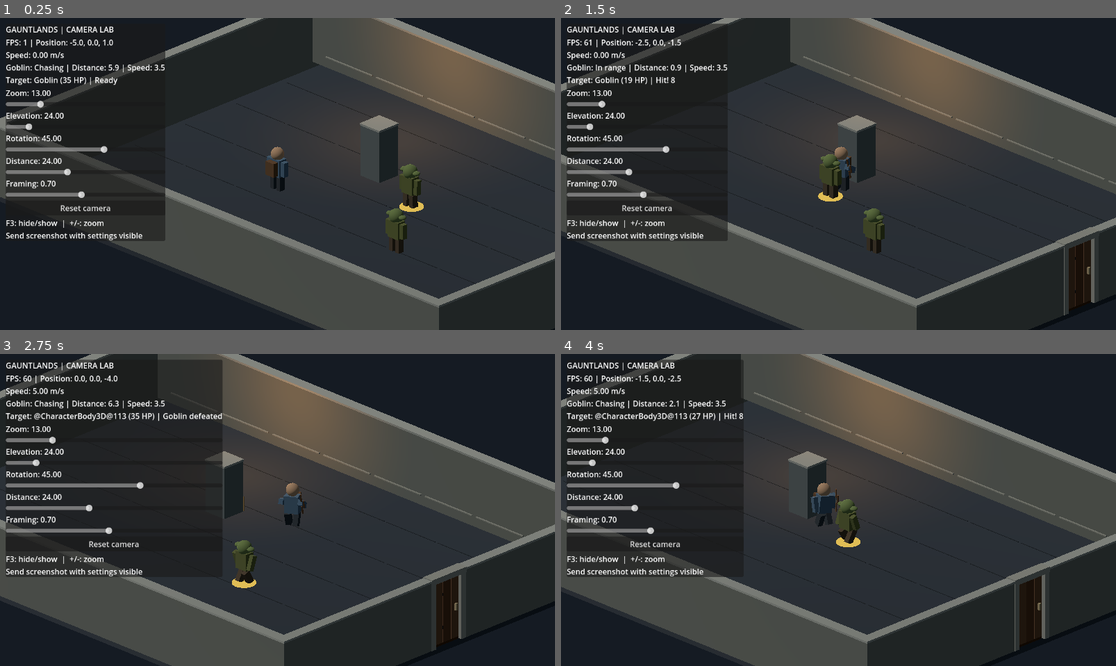
Above: before the commit, frames 1-4 (two rows, left to right).
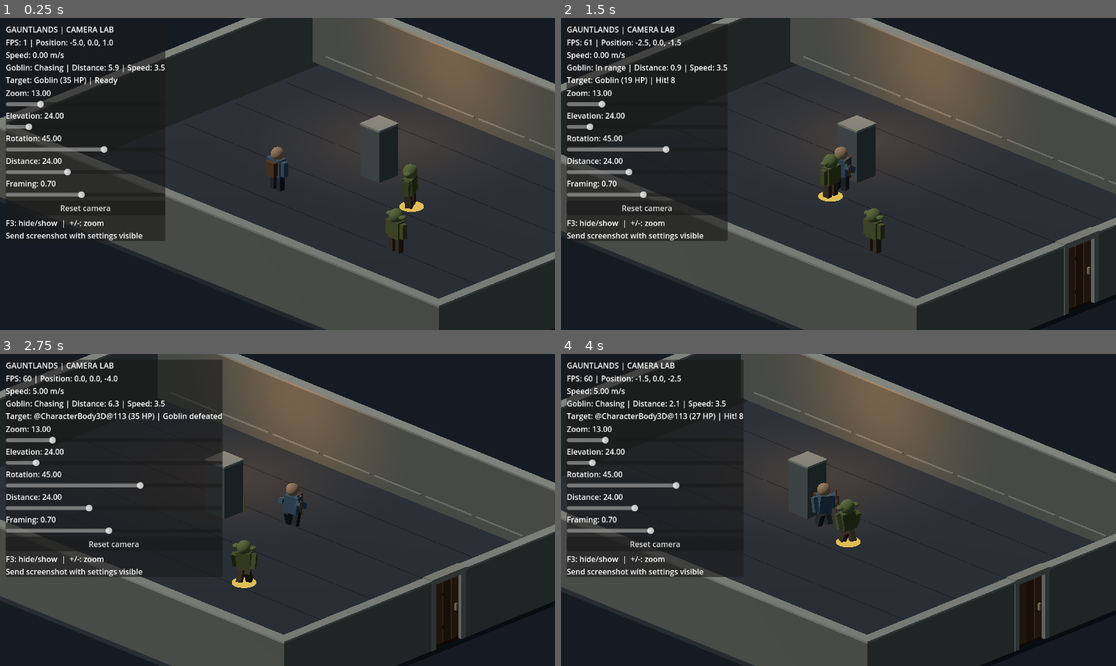
Above: after the commit, the same moments.

Repository: Jonty303/Project-Gauntlands
Game: Godot game, scene res://scenes/experiment_25d.tscn
Same seed, same stepped clock (60 frames per second), same inputs: the game is played once before the commit and once after it. This scene is started directly instead of the project's main scene.
Inputs (mouse positions are in pixels of both pictures, inside the frame that each line leads up to):
- Up to frame 1 (0.25 s): no input
- Up to frame 2 (1.5 s): tap Enter (ui_accept) at 0.5, 0.77 s; move the mouse to (960, 158) at 0.52 s; hold D (move_right) 0.53-1.25 s; hold Space (attack) 0.53-1.25 s; click (960, 158) at 0.67 s; drag from (727, 189) to (810, 236) at 1.27 s
- Up to frame 3 (2.75 s): move the mouse to (333, 441) at 2.02 s; hold D (move_right) from 2.03 s (still down); hold Space (attack) from 2.03 s (still down); tap E (target_next) at 2.1 s
- Up to frame 4 (4 s): release D (move_right) at 2.75 s; release Space (attack) at 2.75 s; drag from (810, 572) to (672, 463) at 2.77 s; move the mouse to (1005, 556) at 3.52 s; hold A (move_left) from 3.53 s (still down); hold Space (attack) from 3.53 s (still down); tap Tab (weapon_toggle) at 3.6 s; tap Enter (ui_accept) at 3.77 s

The runs differ from the first frame. In frame 1, 0.2% of the frame differs, in the area x 71-76%, y 47-62%; in frame 2, 0.2%; in frame 3, 0.3%, in the area x 41-56%, y 41-74%; in frame 4, 0.2%.

Commit message:
Smooth hero and goblin facing during movement and combat targeting

Diff:
--- a/scripts/experiment_25d.gd
+++ b/scripts/experiment_25d.gd
@@ -207,6 +207,8 @@
     right = right.normalized()
     up = up.normalized()
     var motion: Vector3 = (right * direction.x - up * direction.y).normalized()
+    if motion.length_squared() > 0.001 and not attack_held:
+        _turn_actor(hero, motion, delta)
     hero.velocity = motion * SPEED
     hero.move_and_slide()
     _update_combat(delta)
@@ -314,7 +316,7 @@
     var direction := target.global_position - hero.global_position
     direction.y = 0.0
     if direction.length_squared() > 0.001:
-        hero.rotation.y = atan2(-direction.x, -direction.z)
+        _turn_actor(hero, direction, delta)
     attack_timer -= delta
     if attack_timer > 0.0:
         return
@@ -359,6 +361,12 @@
     flight.tween_property(arrow, "global_position", destination, 0.16)
     flight.tween_callback(arrow.queue_free)
 
+func _turn_actor(actor: CharacterBody3D, facing: Vector3, delta: float) -> void:
+    if facing.length_squared() < 0.0001:
+        return
+    var desired := atan2(-facing.x, -facing.z)
+    actor.rotation.y = rotate_toward(actor.rotation.y, desired, delta * 8.0)
+
 func _update_goblin() -> void:
     if goblins.is_empty():
         return
@@ -375,6 +383,8 @@
         goblin_state = "Idle" if goblin_distance > GOBLIN_DETECTION else "In range"
         goblin.velocity = Vector3.ZERO
     goblin.move_and_slide()
+    if goblin.velocity.length_squared() > 0.001:
+        _turn_actor(goblin, goblin.velocity, get_physics_process_delta_time())
     if goblin_state == "In range" and randf() < 0.008:
         goblin.get_node("Animator").call("play_attack")
 
